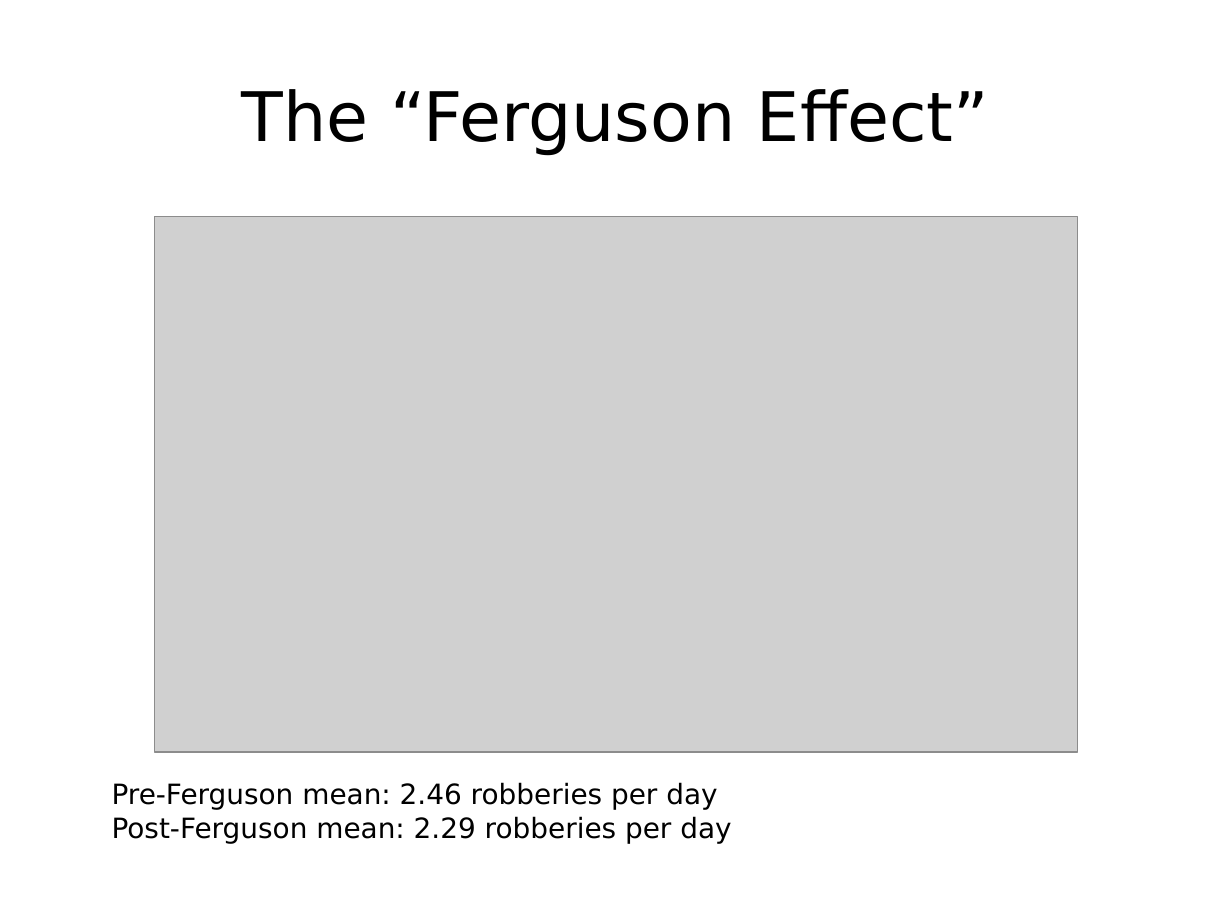
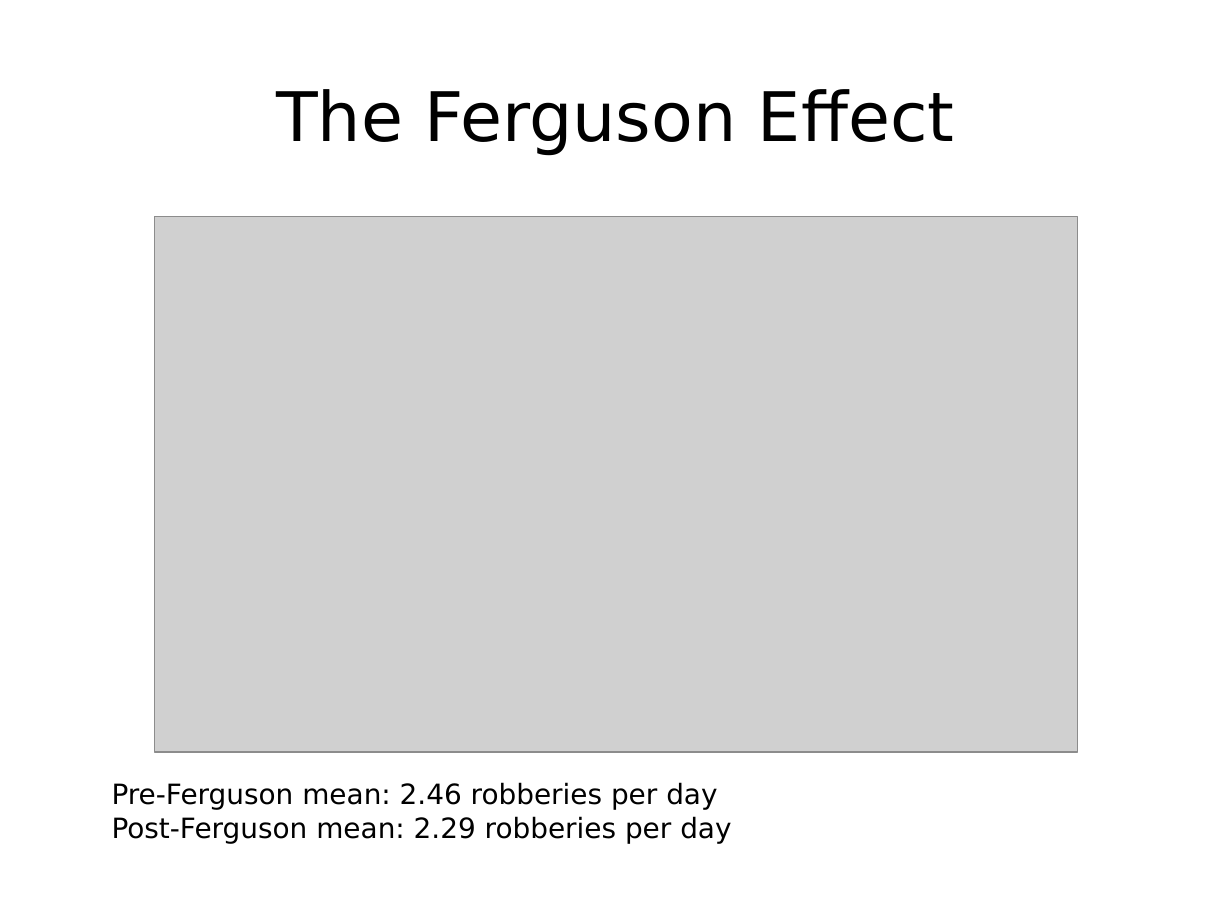
Before and after one commit to ptrbates/portland_crime_analysis, a slide deck: slide 17 of docs/Bates_presentation.pptx (slide 13 before the commit). Drawn at 1232x924 pixels with LibreOffice and Linux fonts; fonts in the diff are those of the drawing; grey boxes stand for pictures. Boxes give left, top, right and bottom in pixels: in the first picture for what was removed or moved away, otherwise in the second. Text is boxed around its words. In the diff, an @@ line names an element or a change of style, - is before the commit and + after.

```diff
--- a/docs/Bates_presentation.pptx
+++ b/docs/Bates_presentation.pptx
@@ text at (276,89,954,155): text changed @@
-The “Ferguson Effect”
+The Ferguson Effect
```
Also in this commit, not shown: 7 other slides changed, 5 slides added, 10 other files.
